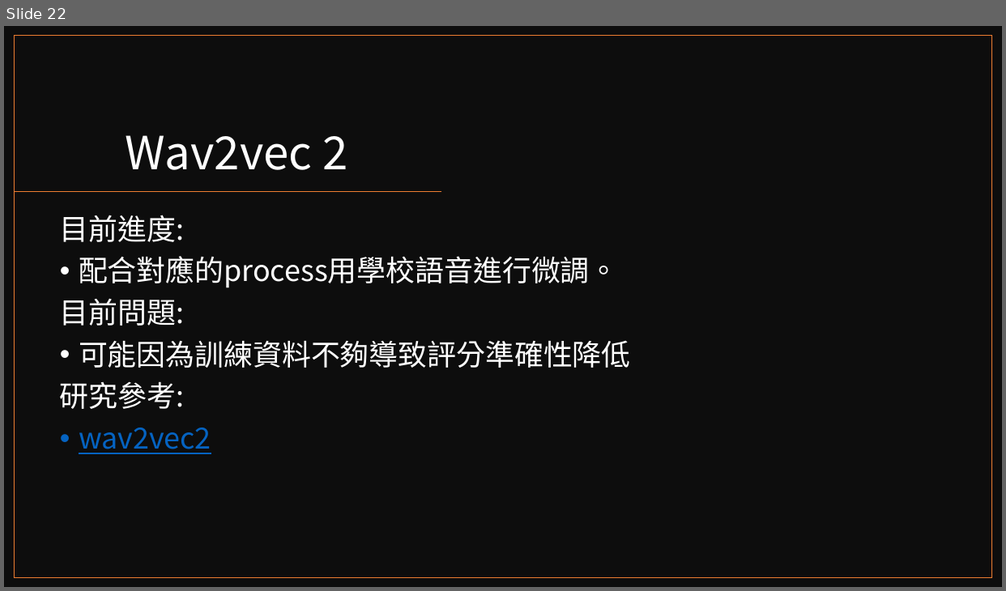
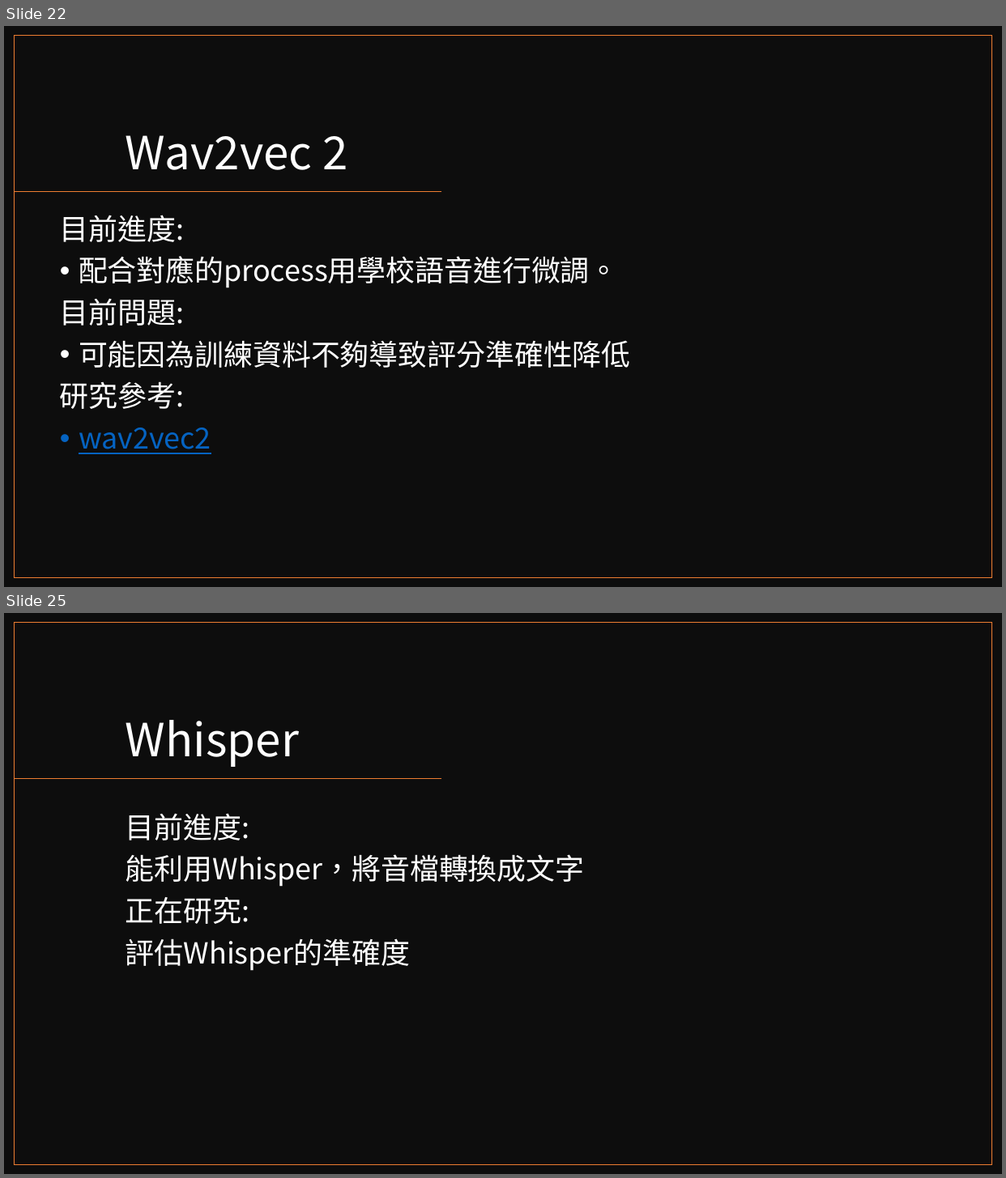
Before and after one commit to reworld223/Japanese-Speech-Assessment, a slide deck: 日語發音矯正系統.pptx. Shown one above the other, each under a label of ours: slide 22 before the commit, slides 22 and 25 after it; the slides between them are not shown. The pictures are 1006x591 and 1006x1178 pixels, drawn with LibreOffice and Linux fonts; fonts in the diff are those of the drawing. Boxes give left, top, right and bottom in pixels: in the first picture for what was removed or moved away, otherwise in the second. Text is boxed around its words. In the diff, an @@ line names an element or a change of style, - is before the commit and + after.

Commit message:
add wav2vec&whisper

```diff
--- a/日語發音矯正系統.pptx
+++ b/日語發音矯正系統.pptx
@@ slide 25 added at [4,613,1002,1174], background #FFFFFF @@
@@ rectangle added at [4,613,1002,1174], fill #0D0D0D @@
@@ rectangle added at [15,623,992,1165], outline #ED7D31 1 pt @@
@@ title added at [126,720,299,767], 44 pt, text #FFFFFF @@
+Whisper
@@ line added from (442, 779) to (15, 779), #ED7D31 1 pt @@
@@ text added at [126,813,585,971], 28 pt, text #FFFFFF @@
+目前進度:
+能利用Whisper，將音檔轉換成文字
+正在研究:
+評估Whisper的準確度
```
Also in this commit, not shown: 2 slides changed, 1 other slide added, 2 other files.
